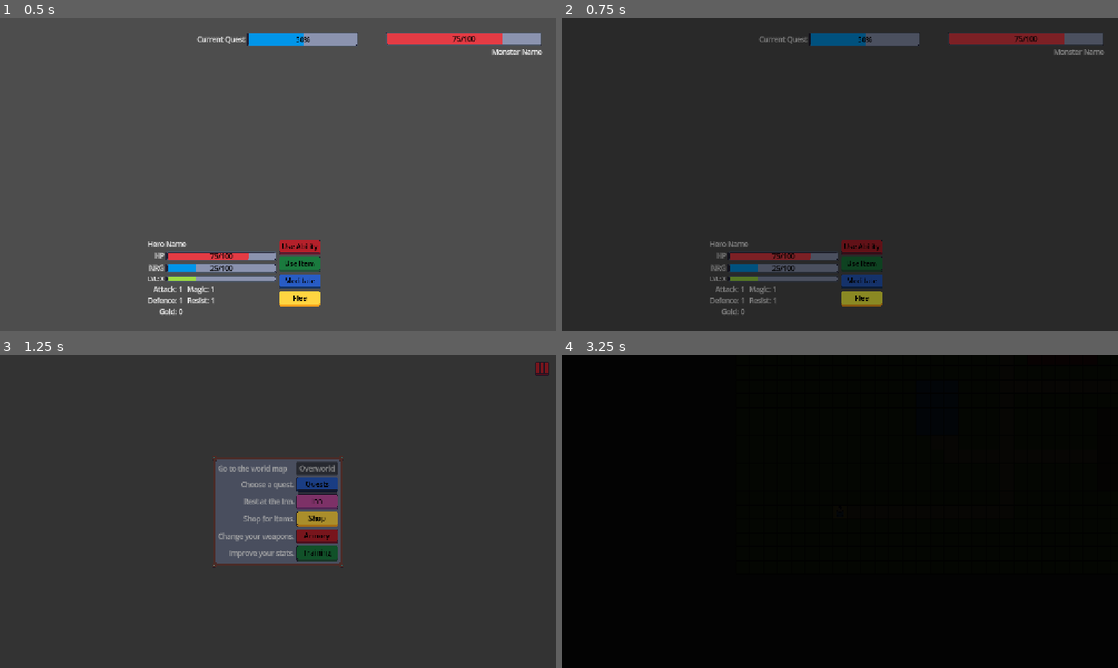
Above: before the commit, frames 1-4 (two rows, left to right).
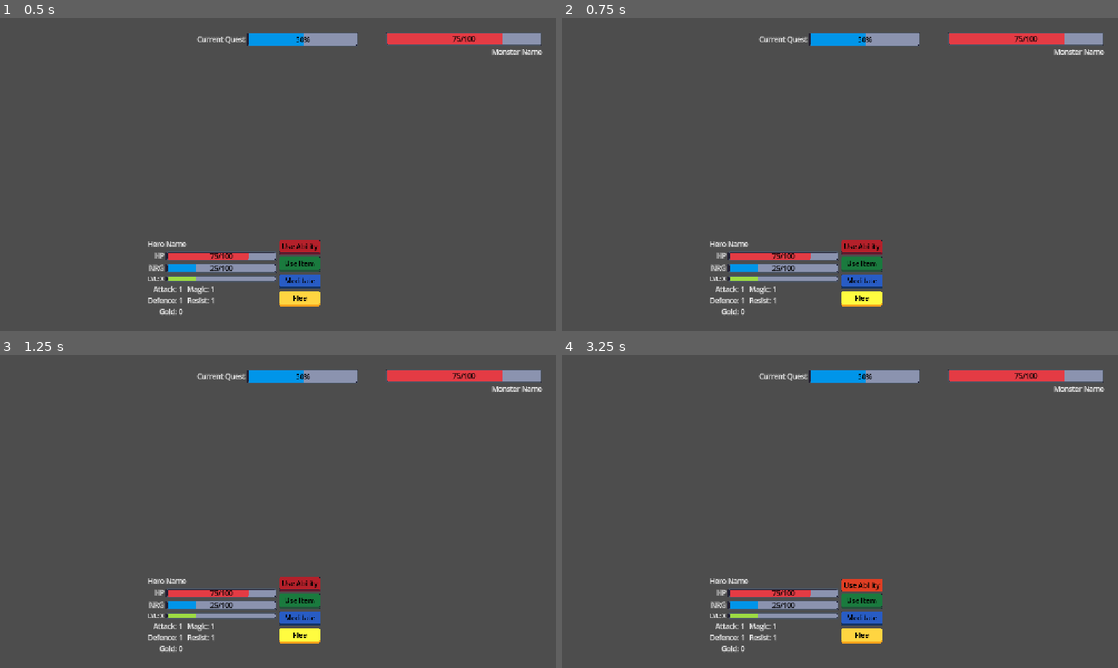
Above: after the commit, the same moments.

Repository: navtges3/PixelValley
Game: Godot game, scene res://scenes/ui/screens/battle_screen.tscn
The game is run twice, just before and just after one commit, with the same random seed, the same clock (stepped at 60 frames per second) and the same inputs. This scene is started directly instead of the project's main scene.
Inputs (mouse positions are in pixels of both pictures, inside the frame that each line leads up to):
- Up to frame 1 (0.5 s): no input
- Up to frame 2 (0.75 s): click "Flee" at 0.5 s
- Up to frame 3 (1.25 s): no input
- Up to frame 4 (3.25 s): hold Right (ui_right) 1.28-2 s; click (862, 583) at 2 s, where only the run after the commit has a clickable "Use Ability"; click (878, 467) at 2.75 s, where only the run before the commit has a clickable "Overworld"

Frame 1 is identical in both runs. In frame 2, 100% of the frame differs, in the area x 0-100%, y 0-100%; in frame 3, 95%; in frame 4, 100%.
Error before the commit: Invalid access to property or key 'shop' on a base object of type 'Nil'. (res://scripts/ui/screens/village_screen.gd:7)
Error after the commit: Invalid access to property or key 'inventory' on a base object of type 'Nil'. (res://scripts/systems/battle_manager.gd:46)

Commit message:
Refactor screen navigation to use go_back() method for returning to previous screens; update quest completion checks in battle logic

Diff:
--- a/scripts/systems/battle_manager.gd
+++ b/scripts/systems/battle_manager.gd
@@ -136,7 +136,7 @@
 func end_battle(player_won: bool) -> void:
 	state = BattleState.VICTORY if player_won else BattleState.DEFEAT
 	emit_signal("battle_log_updated", "%s wins!\n" % hero.get_colored_name() if player_won else "%s loses!\n" % hero.get_colored_name())
-	if player_won and current_quest.is_complete():
+	if player_won and current_quest.check_completion():
 		# skip victory popup if quest is complete
 		emit_signal("battle_log_updated", "Quest completed: %s\n" % current_quest.title)
 		emit_signal("quest_completed")
--- a/scripts/test/battle_tester.gd
+++ b/scripts/test/battle_tester.gd
@@ -49,7 +49,7 @@
 	config.quest = test_quest
 	config.is_test_battle = true
 
-	ScreenManager.go_to_screen(ScreenManager.ScreenName.BATTLE, config)
+	ScreenManager.go_to_screen(ScreenManager.ScreenName.BATTLE, "", config)
 
 
 func _on_back_button_pressed() -> void:
--- a/scripts/ui/screens/armory_screen.gd
+++ b/scripts/ui/screens/armory_screen.gd
@@ -53,7 +53,7 @@
 		_update_weapon_list()
 
 func _on_back_button_pressed() -> void:
-	ScreenManager.go_to_screen(ScreenManager.ScreenName.VILLAGE)
+	ScreenManager.go_back()
 
 func empty_ability_list() -> void:
 	for child in ability_container.get_children():
--- a/scripts/ui/screens/battle_screen.gd
+++ b/scripts/ui/screens/battle_screen.gd
@@ -125,10 +125,7 @@
 	item_button.button_pressed = false
 
 func _on_flee_button_pressed() -> void:
-	if battle_manager.is_test_battle:
-		ScreenManager.go_to_screen(ScreenManager.ScreenName.TEST)
-	else:
-		ScreenManager.go_to_screen(ScreenManager.ScreenName.VILLAGE)
+	ScreenManager.go_back()
 
 func _on_player_turn():
 	ability_button.disabled = false
@@ -155,9 +152,7 @@
 	if battle_config.is_test_battle:
 		ScreenManager.go_to_screen(ScreenManager.ScreenName.TEST)
 	elif battle_manager.current_quest.id == GameState.quest_manager.LAST_QUEST_ID:
-		ScreenManager.go_to_screen(ScreenManager.ScreenName.VICTORY)
-	else:
-		ScreenManager.go_to_screen(ScreenManager.ScreenName.VILLAGE)
+		ScreenManager.go_back()
 
 func _on_hero_defeated():
 	print("Hero defeated!")
@@ -168,10 +163,7 @@
 	battle_manager.start_player_turn()
 
 func _on_monster_slain_window_retreat_pressed() -> void:
-	if battle_config.is_test_battle:
-		ScreenManager.go_to_screen(ScreenManager.ScreenName.TEST)
-	else:
-		ScreenManager.go_to_screen(ScreenManager.ScreenName.VILLAGE)
+	ScreenManager.go_back()
 
 func _on_ability_button_pressed(ability: Ability) -> void:
 	print("Ability pressed: ", ability.name)
--- a/scripts/ui/screens/inn_screen.gd
+++ b/scripts/ui/screens/inn_screen.gd
@@ -19,4 +19,4 @@
 		hero.rest()
 
 func _on_leave_button_pressed() -> void:
-	ScreenManager.go_to_screen(ScreenManager.ScreenName.VILLAGE)
+	ScreenManager.go_back()
--- a/scripts/ui/screens/quest_screen.gd
+++ b/scripts/ui/screens/quest_screen.gd
@@ -31,7 +31,7 @@
 	if selected_quest == selected_button:
 		selected_quest = null
 		start_button.disabled = true
-	elif not selected_button.quest.is_complete():
+	elif not selected_button.quest.check_completion():
 		if selected_quest:
 			selected_quest.button_pressed = false
 		selected_quest = selected_button
@@ -56,7 +56,7 @@
 			load_quests(current_tab)
 
 func _on_back_button_pressed() -> void:
-	ScreenManager.go_to_screen(ScreenManager.ScreenName.VILLAGE)
+	ScreenManager.go_back()
 
 func _on_start_button_pressed() -> void:
 	if selected_quest:
@@ -65,4 +65,4 @@
 		config.hero = GameState.hero
 		config.quest = GameState.current_quest
 		config.is_test_battle = false
-		ScreenManager.go_to_screen(ScreenManager.ScreenName.BATTLE, config)
+		ScreenManager.go_to_screen(ScreenManager.ScreenName.BATTLE, "", config)
--- a/scripts/ui/screens/shop_screen.gd
+++ b/scripts/ui/screens/shop_screen.gd
@@ -97,4 +97,4 @@
 	_update_item_list()
 
 func _on_exit_button_pressed() -> void:
-	ScreenManager.go_to_screen(ScreenManager.ScreenName.VILLAGE)
+	ScreenManager.go_back()
--- a/scripts/ui/screens/training_screen.gd
+++ b/scripts/ui/screens/training_screen.gd
@@ -70,7 +70,7 @@
 		update_ui()
 
 func _on_back_button_pressed() -> void:
-	ScreenManager.go_to_screen(ScreenManager.ScreenName.VILLAGE)
+	ScreenManager.go_back()
 
 func _on_confirm_button_pressed() -> void:
 	for stat in temp_allocations.keys():
